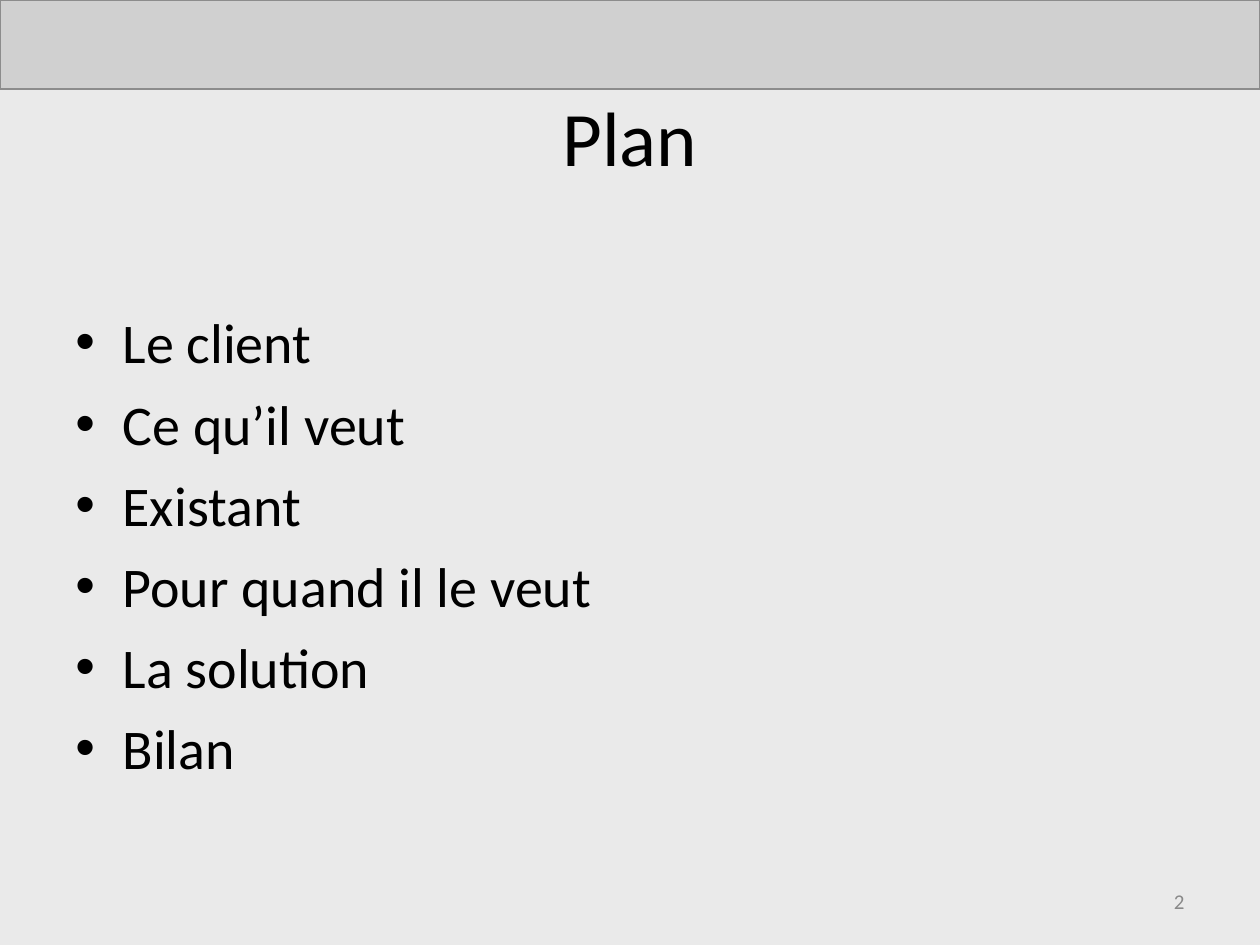
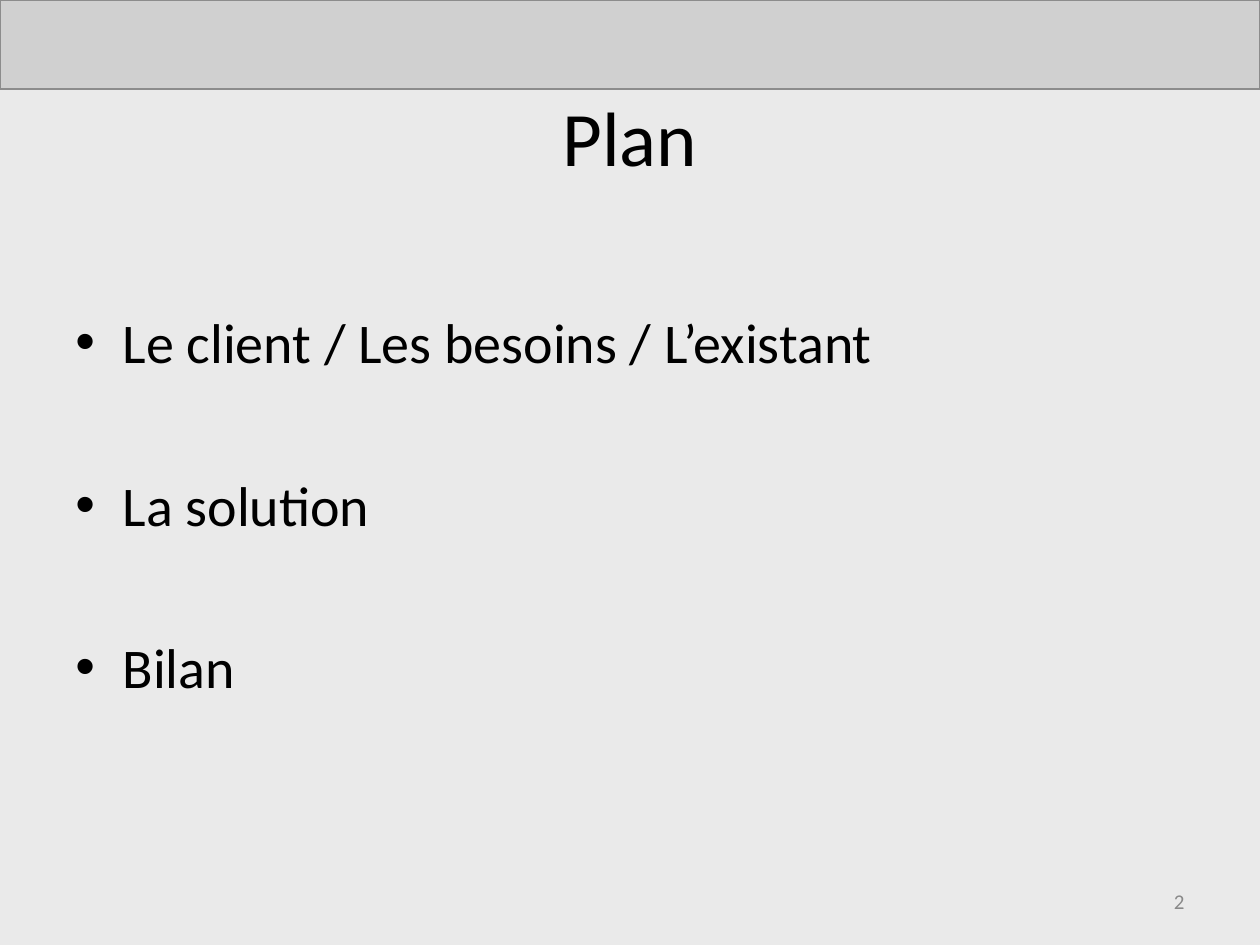
Before and after one commit to AdrienLombard/SimplePass, a slide deck: slide 2 of source/Projet Courchevel - Bilan intermédiaire - Version Adrien.ppt. Drawn at 1260x945 pixels with LibreOffice and Linux fonts; fonts in the diff are those of the drawing; grey boxes stand for pictures. Boxes give left, top, right and bottom in pixels: in the first picture for what was removed or moved away, otherwise in the second. Text is boxed around its words. In the diff, an @@ line names an element or a change of style, - is before the commit and + after.

```diff
--- a/source/Projet Courchevel - Bilan intermédiaire - Version Adrien.ppt
+++ b/source/Projet Courchevel - Bilan intermédiaire - Version Adrien.ppt
@@ text at (123,323,871,364): text changed @@
-• Le client
-• Ce qu’il veut
-• Existant
-• Pour quand il le veut
+• Le client / Les besoins / L’existant
```
Also in this commit, not shown: 2 other slides changed, 1 slide added, 2 slides removed.
